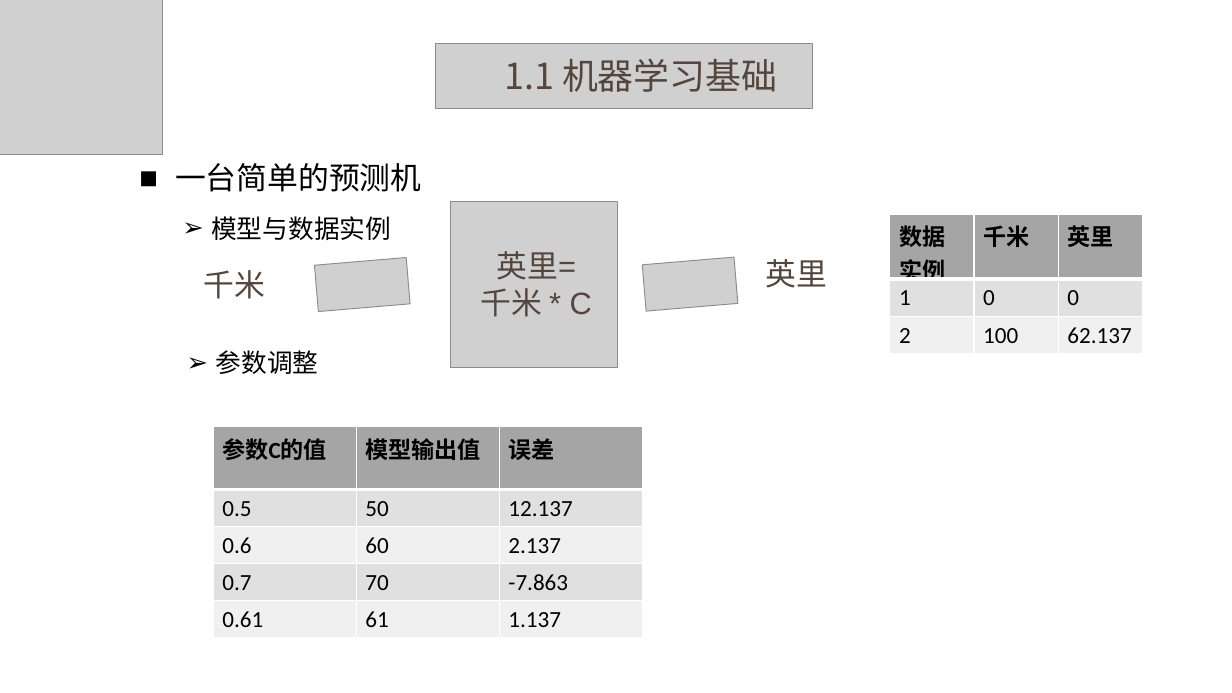
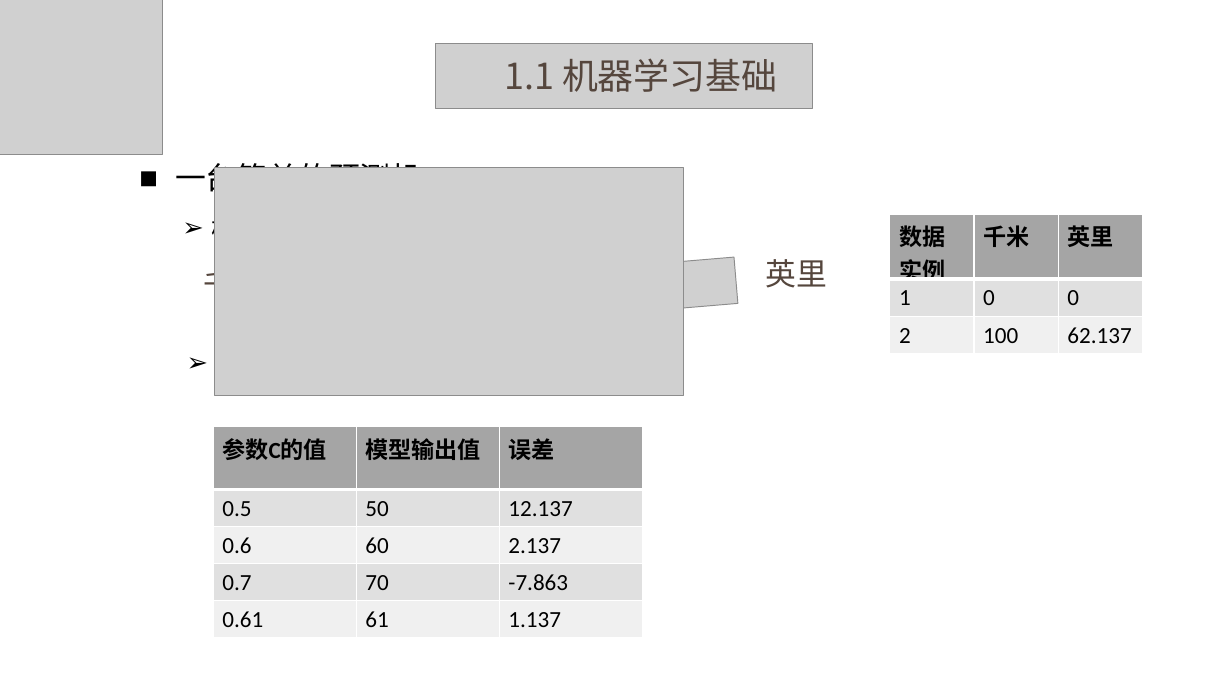
Before and after one commit to phantomDai/PHDthesis, a slide deck: slide 4 of 实验室汇报ppt/ML_introduction.pptx. Drawn at 1232x693 pixels with LibreOffice and Linux fonts; fonts in the diff are those of the drawing; grey boxes stand for pictures; background and template pictures are left out. Boxes give left, top, right and bottom in pixels: in the first picture for what was removed or moved away, otherwise in the second. Text is boxed around its words. In the diff, an @@ line names an element or a change of style, - is before the commit and + after.

Commit message:
add

```diff
--- a/实验室汇报ppt/ML_introduction.pptx
+++ b/实验室汇报ppt/ML_introduction.pptx
@@ picture added at (214, 167, 683, 396) @@
@@ picture removed at (450, 201, 617, 368) @@
@@ picture removed at (314, 258, 410, 312) @@
@@ text removed at (481, 251, 592, 317) @@
-英里=
-千米 * C
```
